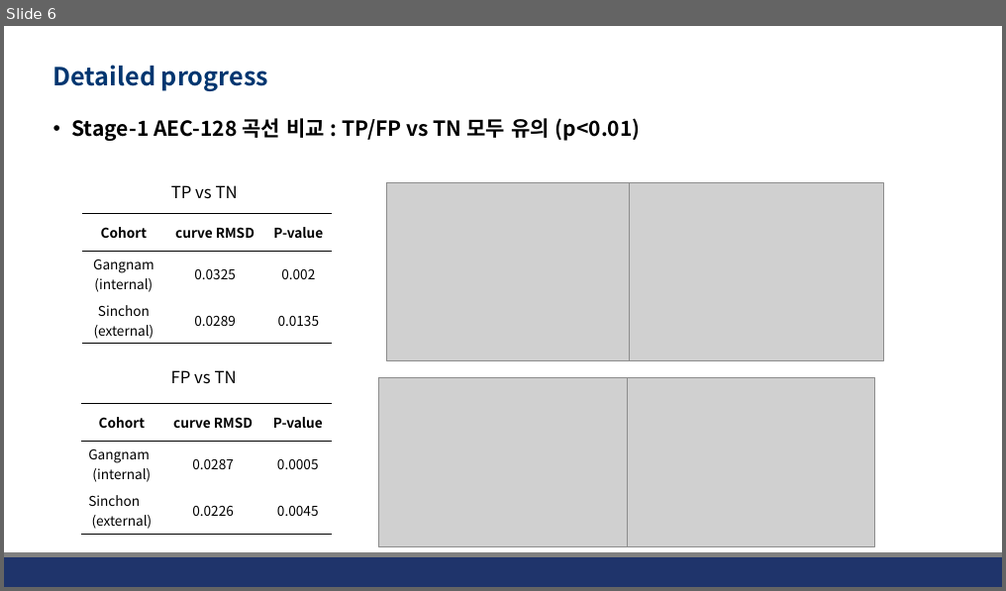
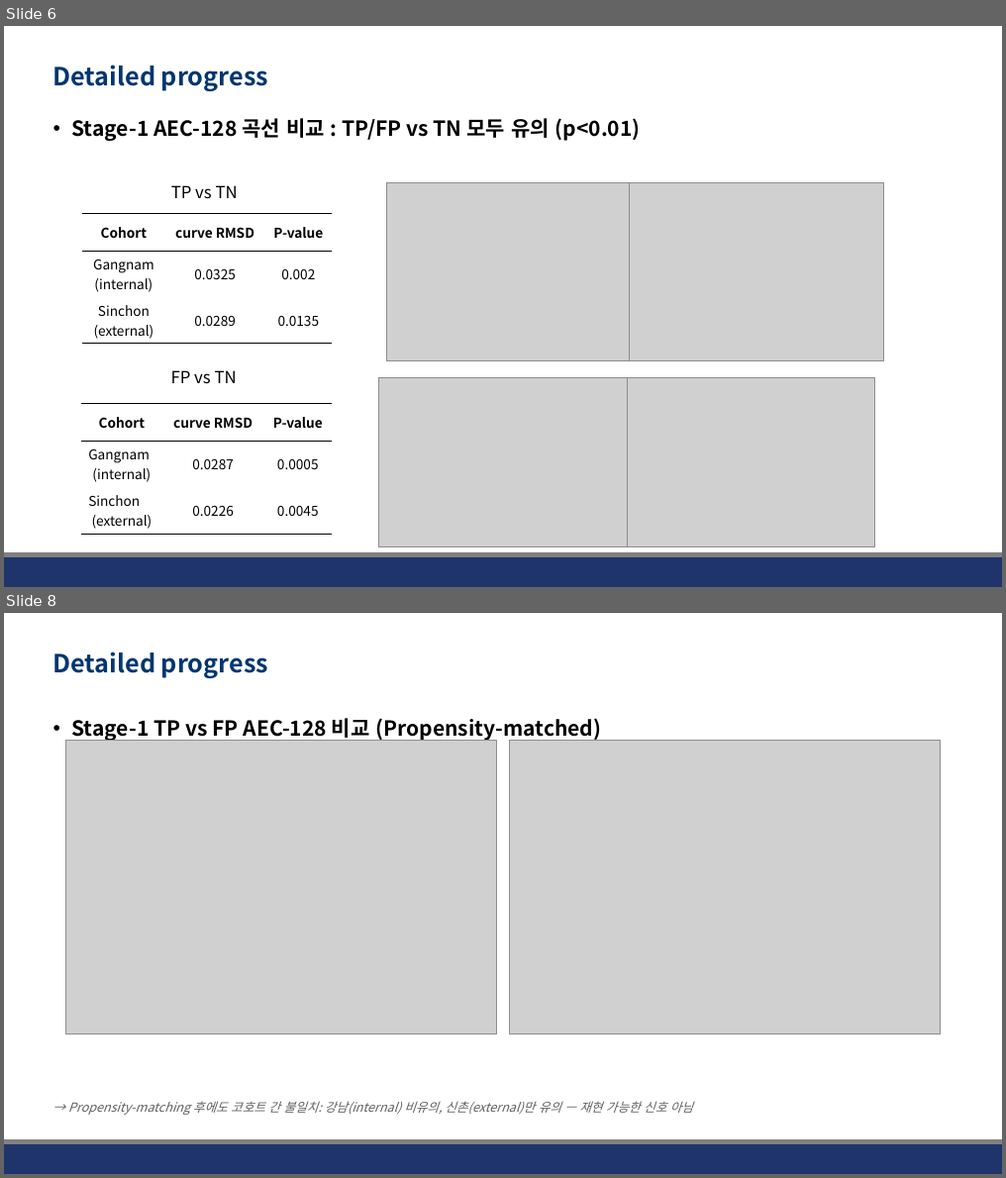
Before and after one commit to JHWannabe/Clinical_Study, a slide deck: docs/260724_Comparison of AECs between groups after low-smi classification with clinic data.pptx. Shown one above the other, each under a label of ours: slide 6 before the commit, slides 6 and 8 after it; the slides between them are not shown. The pictures are 1006x591 and 1006x1178 pixels, drawn with LibreOffice and Linux fonts; fonts in the diff are those of the drawing; grey boxes stand for pictures; background and template pictures are left out. Boxes give left, top, right and bottom in pixels: in the first picture for what was removed or moved away, otherwise in the second. Text is boxed around its words. In the diff, an @@ line names an element or a change of style, - is before the commit and + after.

```diff
--- a/docs/260724_Comparison of AECs between groups after low-smi classification with clinic data.pptx
+++ b/docs/260724_Comparison of AECs between groups after low-smi classification with clinic data.pptx
@@ slide 8 added at bbox=[4, 613, 1002, 1174], background #FFFFFF; not listed: 2 template elements that a slide beside it also shows @@
@@ title added at bbox=[54, 652, 268, 678], 24 pt, text #023670, bold @@
+Detailed progress
@@ text added at bbox=[71, 718, 602, 741], 20 pt, text #000000, bold @@
+• Stage-1 TP vs FP AEC-128 비교 (Propensity-matched)
@@ picture added at bbox=[65, 741, 497, 1035] @@
@@ picture added at bbox=[509, 741, 941, 1035] @@
@@ text added at bbox=[68, 1101, 693, 1115], 12 pt, text #606060, italic @@
+→ Propensity-matching 후에도 코호트 간 불일치: 강남(internal) 비유의, 신촌(external)만 유의 — 재현 가능한 신호 아님
```
Also in this commit, not shown: 2 slides changed, 1 other slide added, 27 other files.
